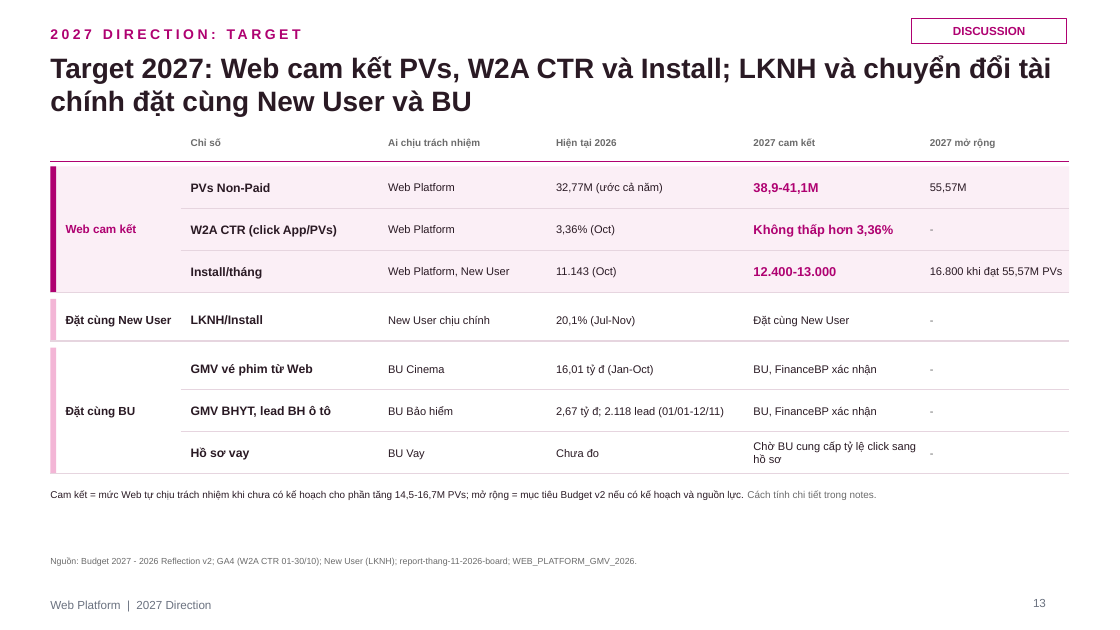
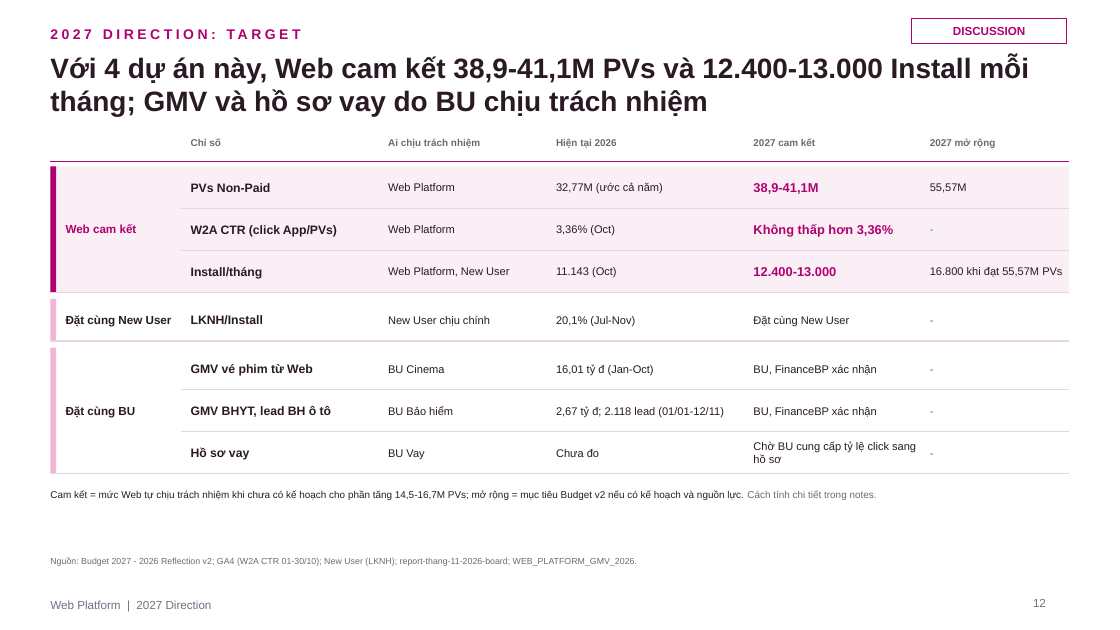
Before and after one commit to stormhoang/hienho-knowledgebase, a slide deck: slide 12 of 07_REPORTS/docs/strategy/2027 Direction - Web Platform (Framework).pptx (slide 13 before the commit). Drawn at 1120x630 pixels with LibreOffice and Linux fonts; fonts in the diff are those of the drawing. Boxes give left, top, right and bottom in pixels: in the first picture for what was removed or moved away, otherwise in the second. Text is boxed around its words. In the diff, an @@ line names an element or a change of style, - is before the commit and + after.

```diff
--- a/07_REPORTS/docs/strategy/2027 Direction - Web Platform (Framework).pptx
+++ b/07_REPORTS/docs/strategy/2027 Direction - Web Platform (Framework).pptx
@@ text at (x1=50, y1=56, x2=1029, y2=117): text changed @@
-Target 2027: Web cam kết PVs, W2A CTR và Install; LKNH và chuyển đổi tài chính đặt cùng New User và BU
+Với 4 dự án này, Web cam kết 38,9-41,1M PVs và 12.400-13.000 Install mỗi tháng; GMV và hồ sơ vay do BU chịu trách nhiệm
```
Also in this commit, not shown: 12 other slides changed, 1 slide removed.
